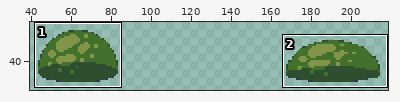
Edited in one commit: sprite sheet (Assets/Graphics/Characters/Slime Big/slime big apply damage.png). The picture above shows the old version from afar; the outline marks the close-up.
Close-up. Before the commit:
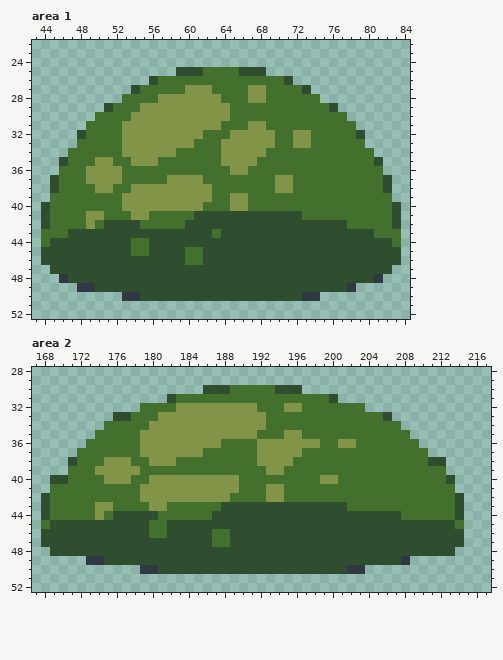
The file is 256x64 pixels. Shown: area 1: x 43..84, y 22..52; area 2: x 167..217, y 28..52. The wide view leaves out empty margins.
The same view after the edit:
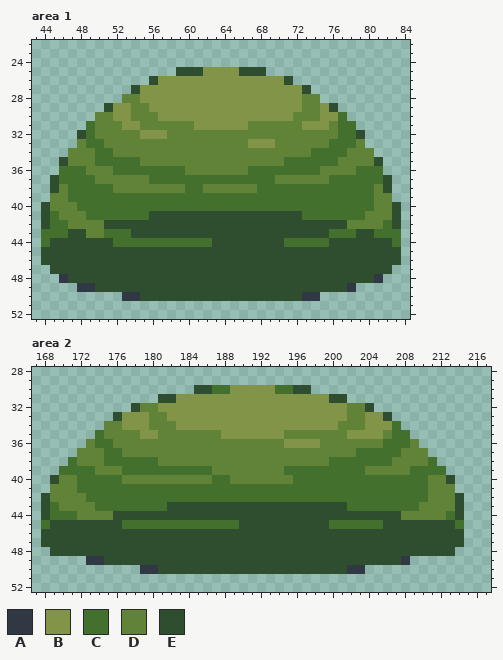
Palette (. is transparent): A #303843  B #819447  C #44702d  D #618338  E #2f4d2f
Log entry: slimes sprites and animations updated
From old to new:
Changed rows in their new state; - is an unchanged pixel.
Area 1:
first column x 45:
25 -----------------BBBB-----------------
26 ------------BBBBBBBBBBBBBB------------
27 ----------BBBBB---BBBB--BBBB----------
28 --------DDBB-------BBB--BBBBDD--------
29 -------BBDD---------BBBBBBBBDDB-------
30 -----DDBBDDD--------BBBBBBBDDDBB------
31 -----DDD--DDDDDD---BBBDDDDDDBBBD------
32 -----DDDDD---DDDDDDDDDDDDDDDDDDD------
33 ---D--DDDDDDDDDDDDDDDD---DDDDDD---D---
34 --DDD--DDDDDDDDDDDDDDDDDDDDDD----DDD--
35 --DDDCC--CDDDDDDDDDDDDDDDD------DDDD--
36 ----DDDC-------DDDDDDD--------DDDD----
37 ----CDDDDDD--CCCC--------DDDDDD-------
38 -D---CCDDDDDDDDCCDDDDDD--CC---------D-
39 DD------CCCCCCCCCC--CC--------------DD
40 DDD-----CCCCCCCCC---CC--------------DD
41 -DDDCC---CCEEEEE-------------------DDD
42 --DDDD----EEEEE------------------DDDD-
43 ----DDCCC---------E------------CCC----
44 -------CC--CCCCCCC--------CCCCC-------
45 ---------EE----EE---------------------
46 ---------------EE---------------------
Area 2:
first column x 169:
30 ----------------E-CCBBBBBCC-E----------------
31 ------------E-BBBBBBBBBBBBBBBBB-E------------
32 ---------EDDBB---------BBB--BBBBBDDE---------
33 --------BBBDD-----------BBBBBBBBBDDBB--------
34 ------DDBBBDDD----------BBBBBBBBDDDBBB-------
35 ------DDDD--DDDDDDD----BBBDDDDDDDBBBBD-------
36 ----D--DDDDDDDDDDDDDDDDDDD----DDDDDDD---D----
37 ---DDD--DDDDDDDDDDDDDDDDDDDDDDDDDD-----DDD---
38 --CDDDCCC--CDDDDDDDDDDDDDDDDDDD-------DDDDC.-
39 -C---DDDCC--------DDDDDDDD---------DDDDD-----
40 -DD---CCDDDDDDDDDDCCDDDDDDD---CC----------DD-
41 DDD-------CCCCCCCCCCC---CC----------------DDD
42 DDDD------CCCCCCCCCC----CC----------------DDD
43 -DDDDCC----CCEEEEEE----------------------DDDD
44 ---DDDD-----EEEEEE---------------------DDDDD-
45 --------CCC--CCCCCCCC----------CCCCCC--------
46 -----------EE-----EE-------------------------
47 ------------------EE-------------------------
